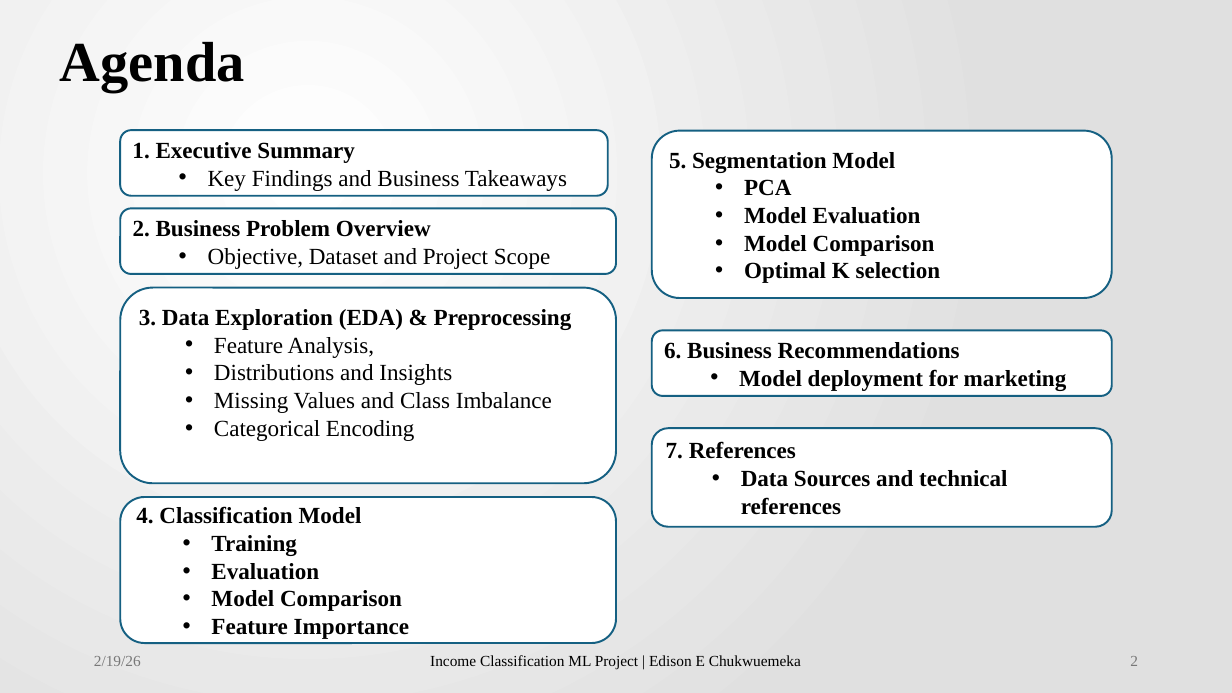
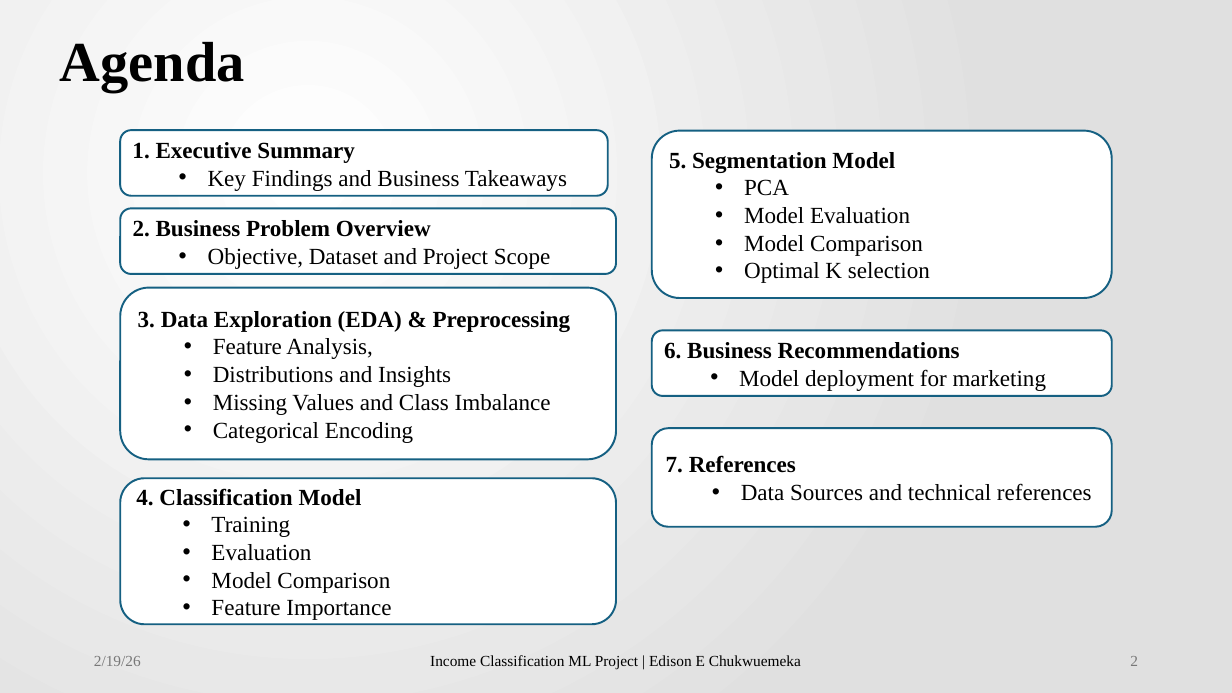
Before and after one commit to chuksedison45/income_classification_segmentation, a slide deck: slide 2 of ML_TAKEHOME_PROJECT-REPORT.pptx. Drawn at 1232x693 pixels with LibreOffice and Linux fonts; fonts in the diff are those of the drawing; background and template pictures are left out. Boxes give left, top, right and bottom in pixels: in the first picture for what was removed or moved away, otherwise in the second. Text is boxed around its words. In the diff, an @@ line names an element or a change of style, - is before the commit and + after.

```diff
--- a/ML_TAKEHOME_PROJECT-REPORT.pptx
+++ b/ML_TAKEHOME_PROJECT-REPORT.pptx
@@ text in rounded rectangle at [744,179,930,283]: bold off in "PCA", "Model Evaluation", "Model Comparison", "Optimal K selection" @@
@@ rounded rectangle "3. Data Exploration (EDA) & ...": place and size @@
-rounded rectangle "3. Data Exploration (EDA) & ..." at [120,287,616,483]
+rounded rectangle "3. Data Exploration (EDA) & ..." at [120,287,616,459]
@@ text in rounded rectangle at [739,369,1047,391]: bold off in "Model deployment for marketing" @@
@@ rounded rectangle "4. Classification Model": place and size @@
-rounded rectangle "4. Classification Model" at [120,497,616,643]
+rounded rectangle "4. Classification Model" at [120,479,616,625]
@@ text in rounded rectangle at [741,483,1092,501]: bold off in "Data Sources and technical references" @@
@@ text in rounded rectangle at [211,516,391,620]: bold off in "Training", "Evaluation", "Model Comparison", "Feature Importance" @@
```
Also in this commit, not shown: 1 other file.
